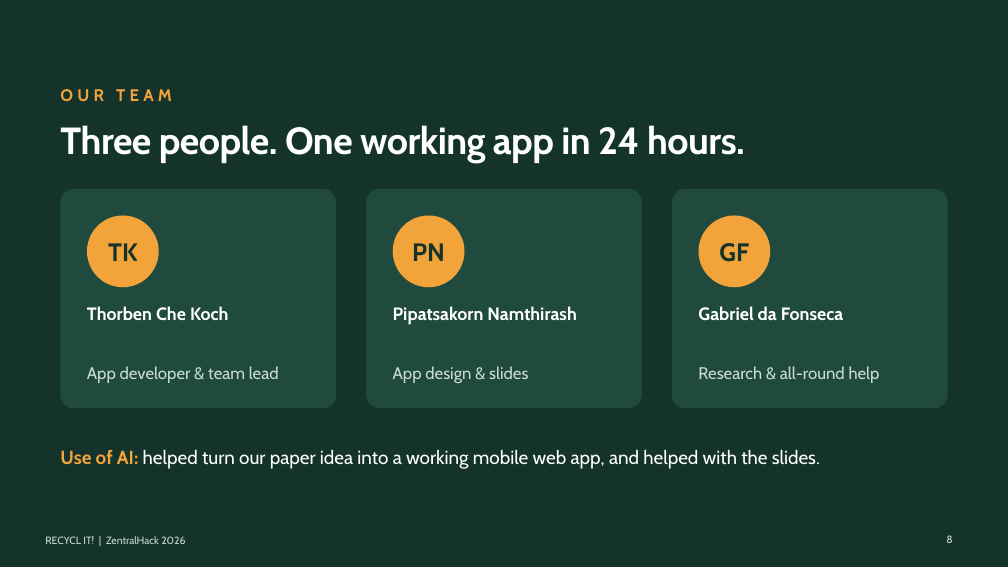
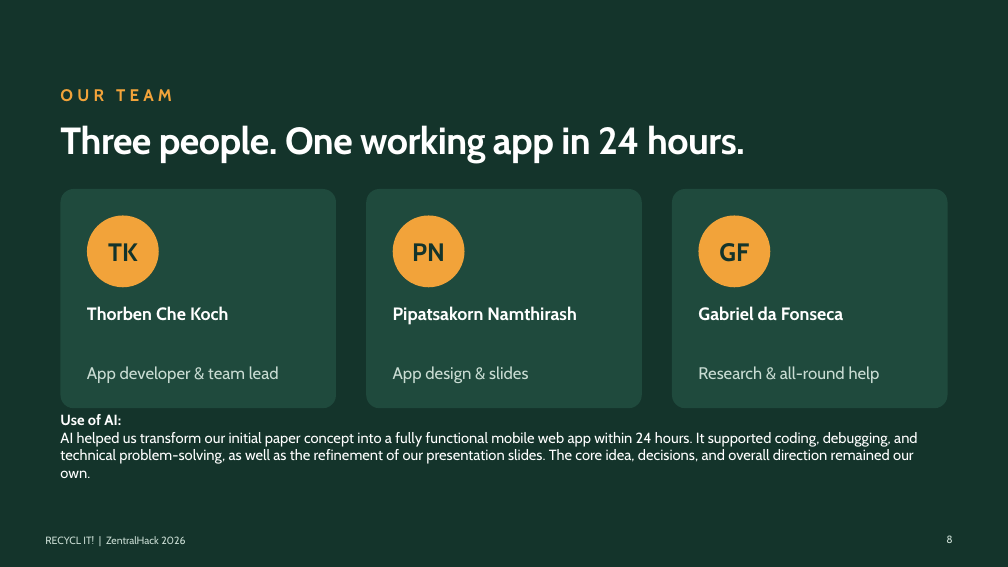
Before and after one commit to Toaster-lab/Zentral-Hack, a slide deck: slide 8 of PowerPoints/RECYCL_IT_final_pitch_6.pptx. Drawn at 1008x567 pixels with LibreOffice and Linux fonts; fonts in the diff are those of the drawing. Boxes give left, top, right and bottom in pixels: in the first picture for what was removed or moved away, otherwise in the second. Text is boxed around its words. In the diff, an @@ line names an element or a change of style, - is before the commit and + after.

```diff
--- a/PowerPoints/RECYCL_IT_final_pitch_6.pptx
+++ b/PowerPoints/RECYCL_IT_final_pitch_6.pptx
@@ text at [60, 432, 917, 478]: text changed; size 18 to 14 pt @@
-Use of AI: helped turn our paper idea into a working mobile web app, and helped with the slides.
+Use of AI:
+AI helped us transform our initial paper concept into a fully functional mobile web app within 24 hours. It supported coding, debugging, and technical problem-solving, as well as the refinement of our presentation slides. The core idea, decisions, and overall direction remained our own.
```
Also in this commit, not shown: 1 other file.
